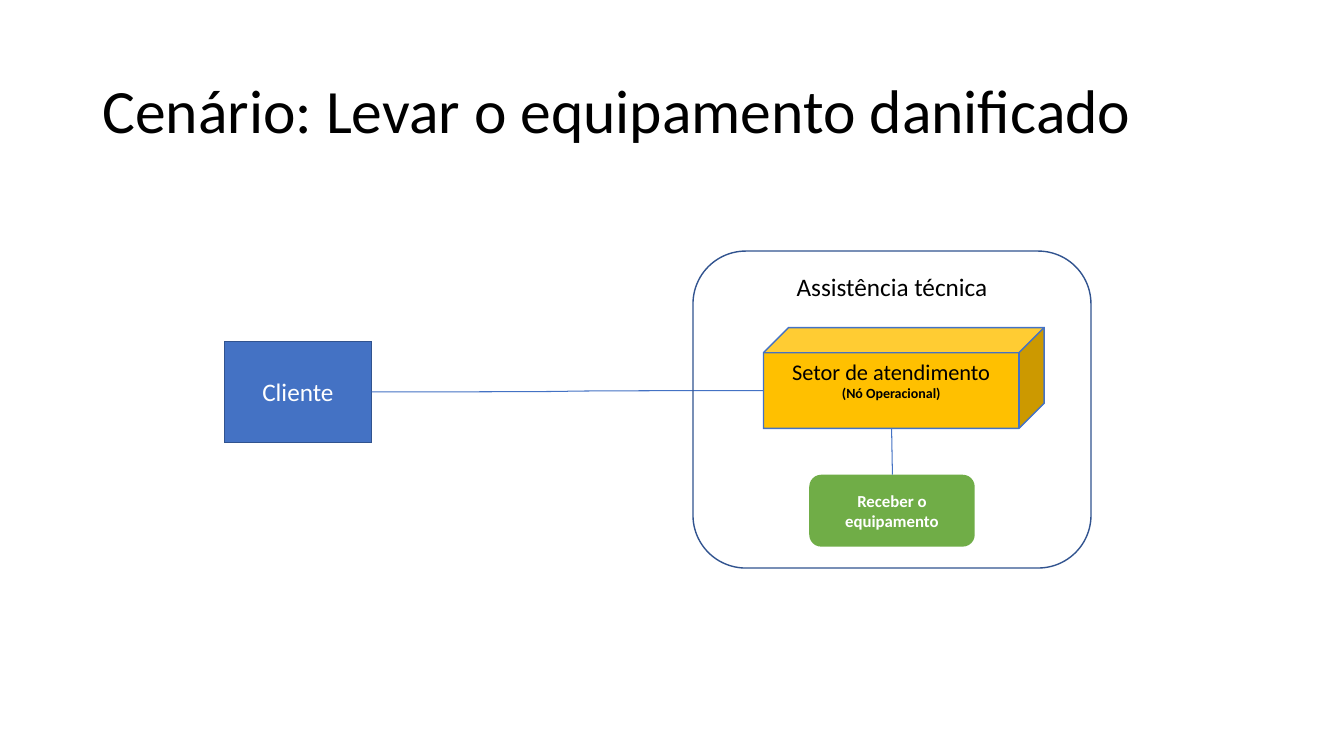
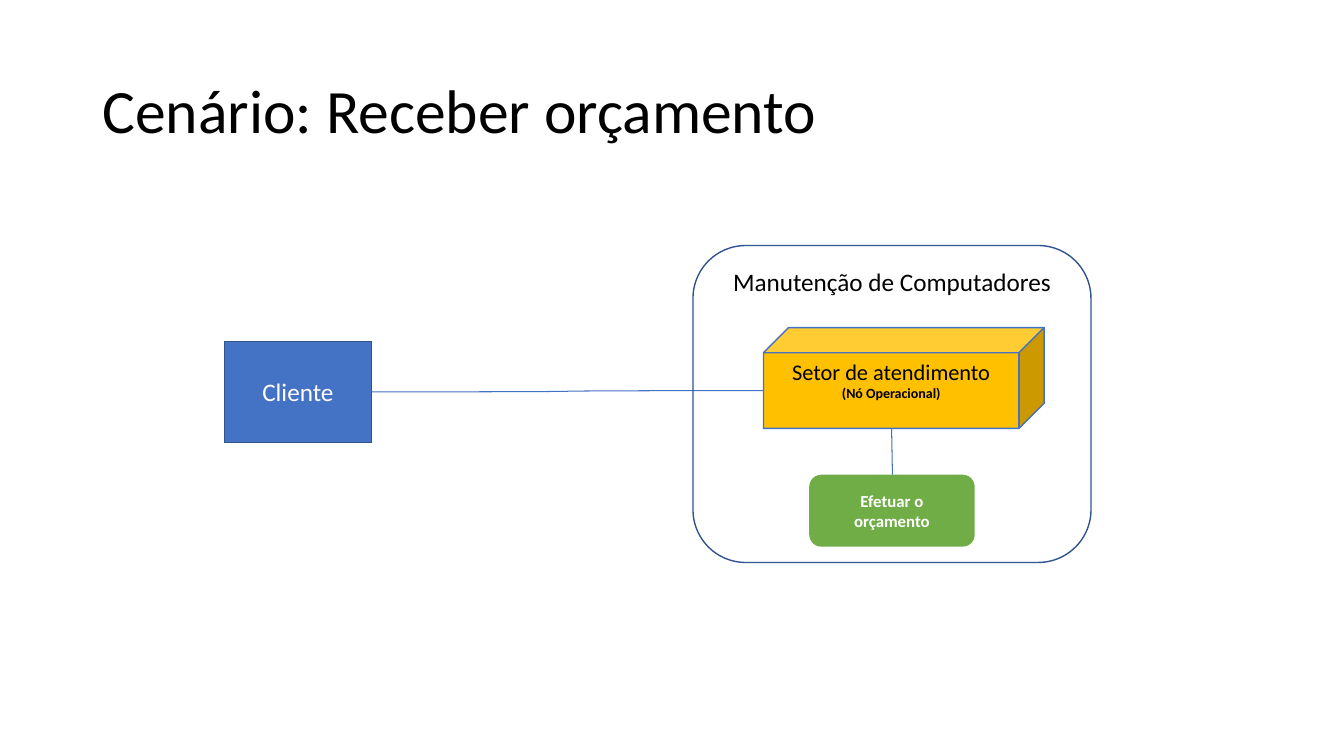
Before and after one commit to Vini505/Artefatos0, a slide deck: slide 2 of artefatos/15. Arquitetura de Negócio para cada Cenário.pptx. Drawn at 1344x756 pixels with LibreOffice and Linux fonts; fonts in the diff are those of the drawing. Boxes give left, top, right and bottom in pixels: in the first picture for what was removed or moved away, otherwise in the second. Text is boxed around its words. In the diff, an @@ line names an element or a change of style, - is before the commit and + after.

```diff
--- a/artefatos/15. Arquitetura de Negócio para cada Cenário.pptx
+++ b/artefatos/15. Arquitetura de Negócio para cada Cenário.pptx
@@ title at (102,90,816,144): text changed @@
-Cenário: Levar o equipamento danificado
+Cenário: Receber orçamento
@@ rounded rectangle "Manutenção de Computadores": place and size @@
-rounded rectangle "Manutenção de Computadores" at (694,251,1092,569)
+rounded rectangle "Manutenção de Computadores" at (694,246,1092,564)
@@ text in rounded rectangle at (733,273,1051,296): text changed @@
-Assistência técnica
+Manutenção de Computadores
@@ text in rounded rectangle at (854,495,930,530): text changed @@
-Receber o
-equipamento
+Efetuar o orçamento
```
Also in this commit, not shown: 4 other slides changed.
